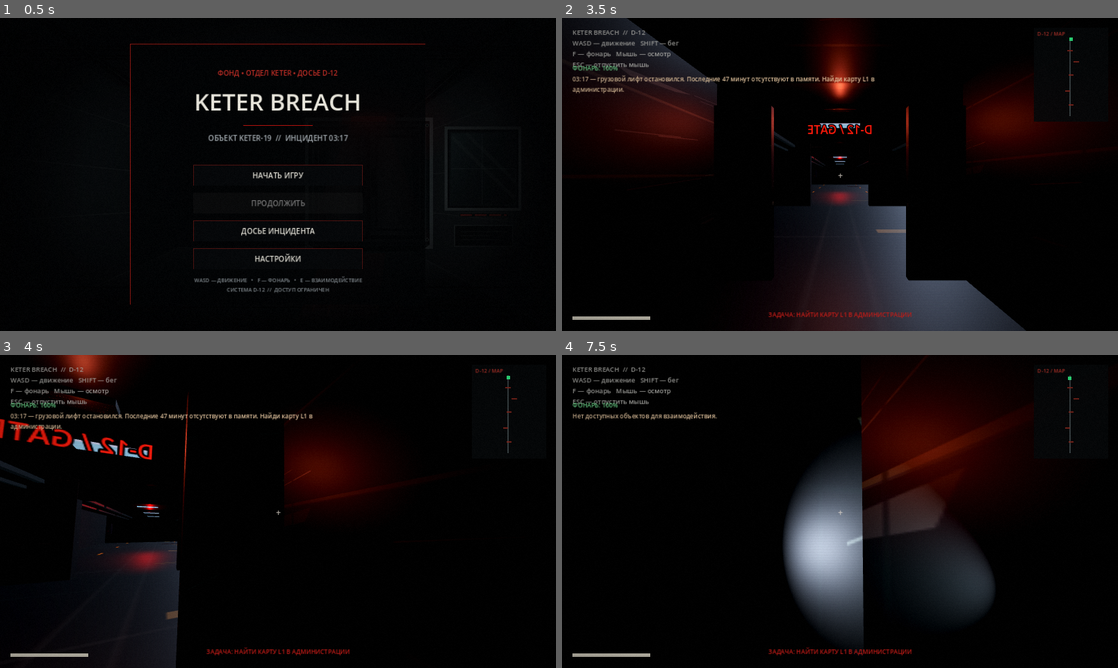
Above: before the commit, frames 1-4 (two rows, left to right).
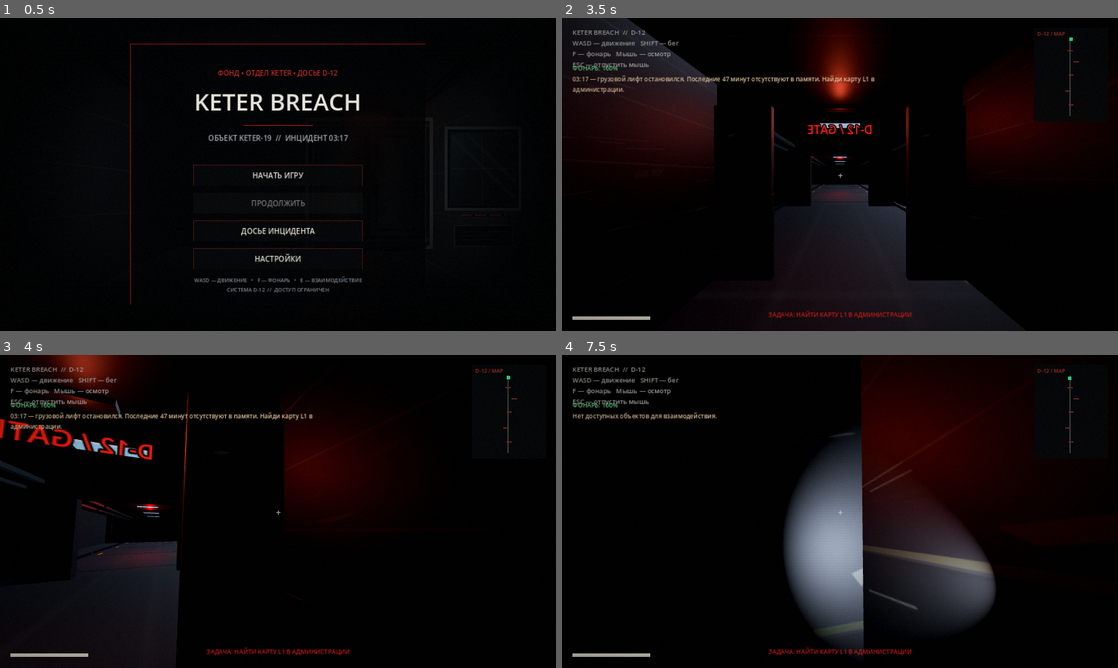
Above: after the commit, the same moments.

Repository: Keter-Breach/keter-breach.ru
Game: Godot game, scene res://scenes/main.tscn
The game is run twice, just before and just after one commit, with the same random seed, the same clock (stepped at 60 frames per second) and the same inputs.
Inputs (mouse positions are in pixels of both pictures, inside the frame that each line leads up to):
- Up to frame 1 (0.5 s): no input
- Up to frame 2 (3.5 s): click "НАЧАТЬ ИГРУ" at 0.5 s; click "ПРОПУСТИТЬ ИНТРО →" at 1.25 s; tap Enter at 2 s; move the mouse to (962, 158) at 2.02 s; hold D (move_right) 2.03-2.78 s; hold Shift (sprint) 2.03-2.78 s; click (962, 158) at 2.17 s; tap Space at 2.27, 3.02 s; move the mouse to (728, 190) at 2.77 s; hold S (move_back) from 2.78 s (still down); tap F (toggle_flashlight) at 2.85 s
- Up to frame 3 (4 s): move the mouse to (289, 505) at 3.52 s; release S (move_back) at 3.53 s; hold W (move_forward) from 3.53 s (still down); tap Enter at 3.6 s
- Up to frame 4 (7.5 s): move the mouse to (834, 517) at 4.27 s; tap E at 4.35, 7.35 s; tap Space at 4.52, 5.27, 6.02 s; move the mouse to (878, 514) at 5.02 s; hold Shift (sprint) 5.03-5.78 s; move the mouse to (795, 508) at 5.77 s; tap F (toggle_flashlight) at 5.85 s; move the mouse to (845, 511) at 6.52 s; tap Enter at 6.6 s; move the mouse to (817, 505) at 7.27 s; release W (move_forward) at 7.28 s; hold D (move_right) from 7.28 s (still down)

Frame 1 is identical in both runs. In frame 2, 5.8% of the frame differs, in the area x 11-82%, y 18-100%; in frame 3, 0.5%; in frame 4, 5.9%, in the area x 41-78%, y 18-90%.

Commit message:
Refine facility materials and add clean corridor finishing

Diff:
--- a/godot-prototype/scripts/facility_layout.gd
+++ b/godot-prototype/scripts/facility_layout.gd
@@ -8,10 +8,10 @@
 var red_mat: StandardMaterial3D
 
 func _ready() -> void:
- wall_mat = _mat(Color(0.92,0.92,0.90),0.12,0.92)
- floor_mat = _mat(Color(0.92,0.92,0.92),0.22,0.55)
- metal_mat = _mat(Color(0.90,0.92,0.92),0.72,0.4)
- door_mat = _mat(Color(0.96,0.96,0.94),0.48,0.56)
+ wall_mat = _mat(Color(0.76,0.78,0.77),0.08,0.92)
+ floor_mat = _mat(Color(0.68,0.70,0.71),0.18,0.78)
+ metal_mat = _mat(Color(0.73,0.76,0.77),0.58,0.52)
+ door_mat = _mat(Color(0.78,0.79,0.76),0.28,0.62)
  red_mat = _mat(Color(0.55,0.025,0.02),0.18,0.45)
  var concrete_texture := load("res://assets/textures/keter-concrete.svg") as Texture2D
  var floor_texture := load("res://assets/textures/keter-industrial-floor.svg") as Texture2D
@@ -21,14 +21,14 @@
  if metal_texture: metal_mat.albedo_texture = metal_texture
  if metal_texture: door_mat.albedo_texture = metal_texture
  # Scale the tiling so large architectural surfaces retain visible material detail.
- wall_mat.uv1_scale = Vector3(3.0, 2.0, 1.0)
- floor_mat.uv1_scale = Vector3(18.0, 18.0, 1.0)
- metal_mat.uv1_scale = Vector3(2.5, 2.5, 1.0)
- door_mat.uv1_scale = Vector3(1.2, 1.5, 1.0)
- wall_mat.roughness = 0.96
- floor_mat.roughness = 0.52
- metal_mat.roughness = 0.42
- door_mat.roughness = 0.48
+ wall_mat.uv1_scale = Vector3(5.0, 3.0, 1.0)
+ floor_mat.uv1_scale = Vector3(10.0, 10.0, 1.0)
+ metal_mat.uv1_scale = Vector3(3.5, 3.5, 1.0)
+ door_mat.uv1_scale = Vector3(1.6, 2.0, 1.0)
+ wall_mat.roughness = 0.92
+ floor_mat.roughness = 0.78
+ metal_mat.roughness = 0.52
+ door_mat.roughness = 0.62
  _box("Facility floor",Vector3(180,0.3,240),Vector3(0,-0.18,30),floor_mat)
  _box("Facility ceiling",Vector3(180,0.28,240),Vector3(0,3.34,30),metal_mat)
  _build_elevator()
@@ -268,6 +268,7 @@
   _box("Bunk mattress", Vector3(0.8,0.12,1.8), Vector3(-13,1.66,z), _mat(Color(0.28,0.19,0.13)), false)
  _table(Vector3(-8,0,-7))
  _box("D-class spare battery", Vector3(0.22,0.28,0.16), Vector3(-6,0.3,-2), _mat(Color(0.1,0.55,0.3)), false)
+ _add_interaction("battery_pack_start", Vector3(-6,0.72,-2), Vector3(1.4,1.4,1.4), "Запасная батарея")
  # Laboratory benches and sample tanks.
  for z in [30.0,36.0]:
   _box("Lab workbench", Vector3(3,0.9,1), Vector3(8.5,0.45,z), metal_mat)
@@ -383,6 +384,9 @@
   _box("Ceiling service tray", Vector3(0.16, 0.12, 5.4), Vector3(2.35, 3.03, z + 2.6), pipe_mat, false)
   _box("Left service conduit", Vector3(0.09, 0.09, 5.4), Vector3(-2.67, 2.82, z + 2.6), pipe_mat, false)
   _box("Right service conduit", Vector3(0.09, 0.09, 5.4), Vector3(2.67, 2.82, z + 2.6), pipe_mat, false)
+  _box("Left wall skirting", Vector3(0.07, 0.14, 5.4), Vector3(-2.72, 0.14, z + 2.6), panel_mat, false)
+  _box("Right wall skirting", Vector3(0.07, 0.14, 5.4), Vector3(2.72, 0.14, z + 2.6), panel_mat, false)
+  _box("Floor expansion joint", Vector3(5.7, 0.008, 0.025), Vector3(0, 0.012, z + 5.2), panel_mat, false)
   if z >= 4:
    _box("Yellow floor safety dash", Vector3(0.12, 0.018, 1.0), Vector3(-2.42, 0.018, z), hazard_mat, false)
    _box("Yellow floor safety dash", Vector3(0.12, 0.018, 1.0), Vector3(2.42, 0.018, z), hazard_mat, false)
